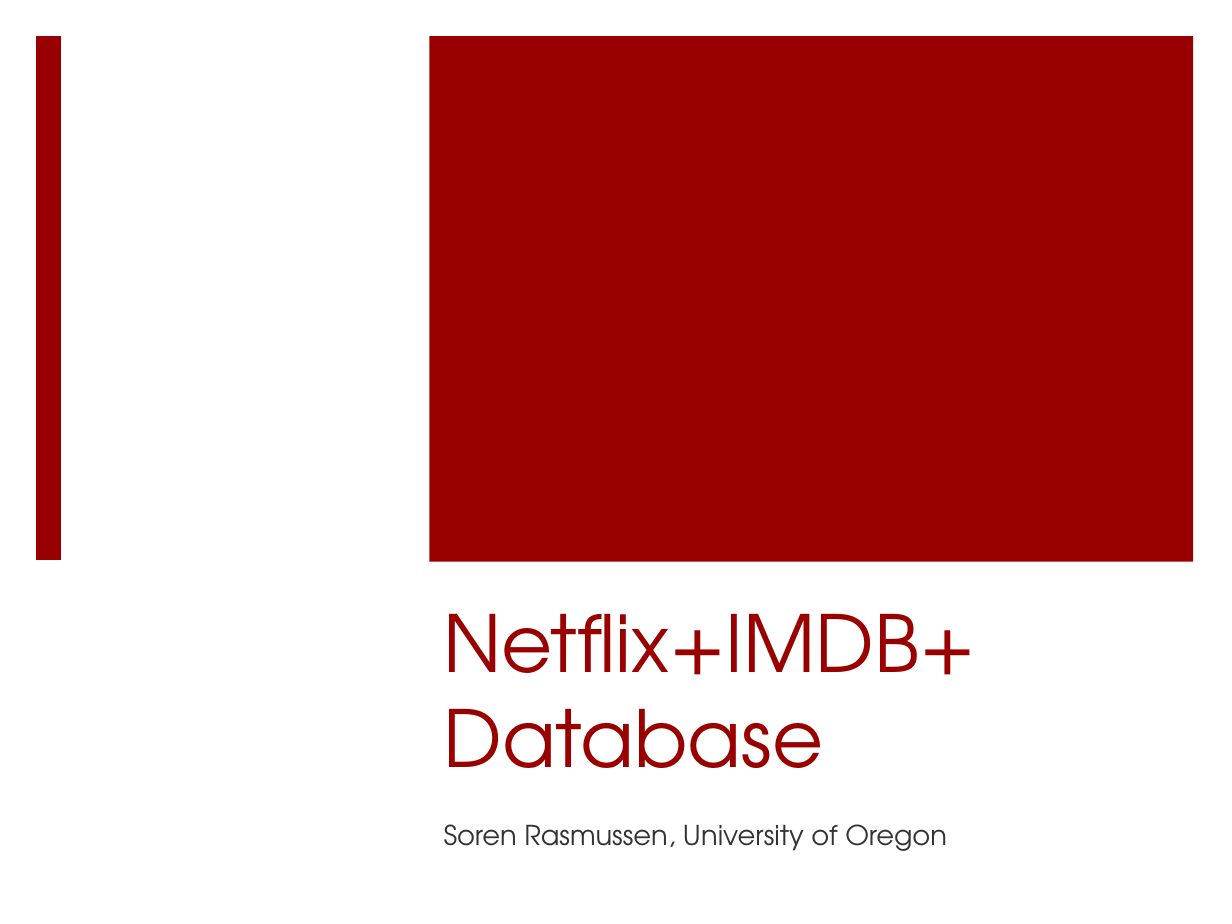
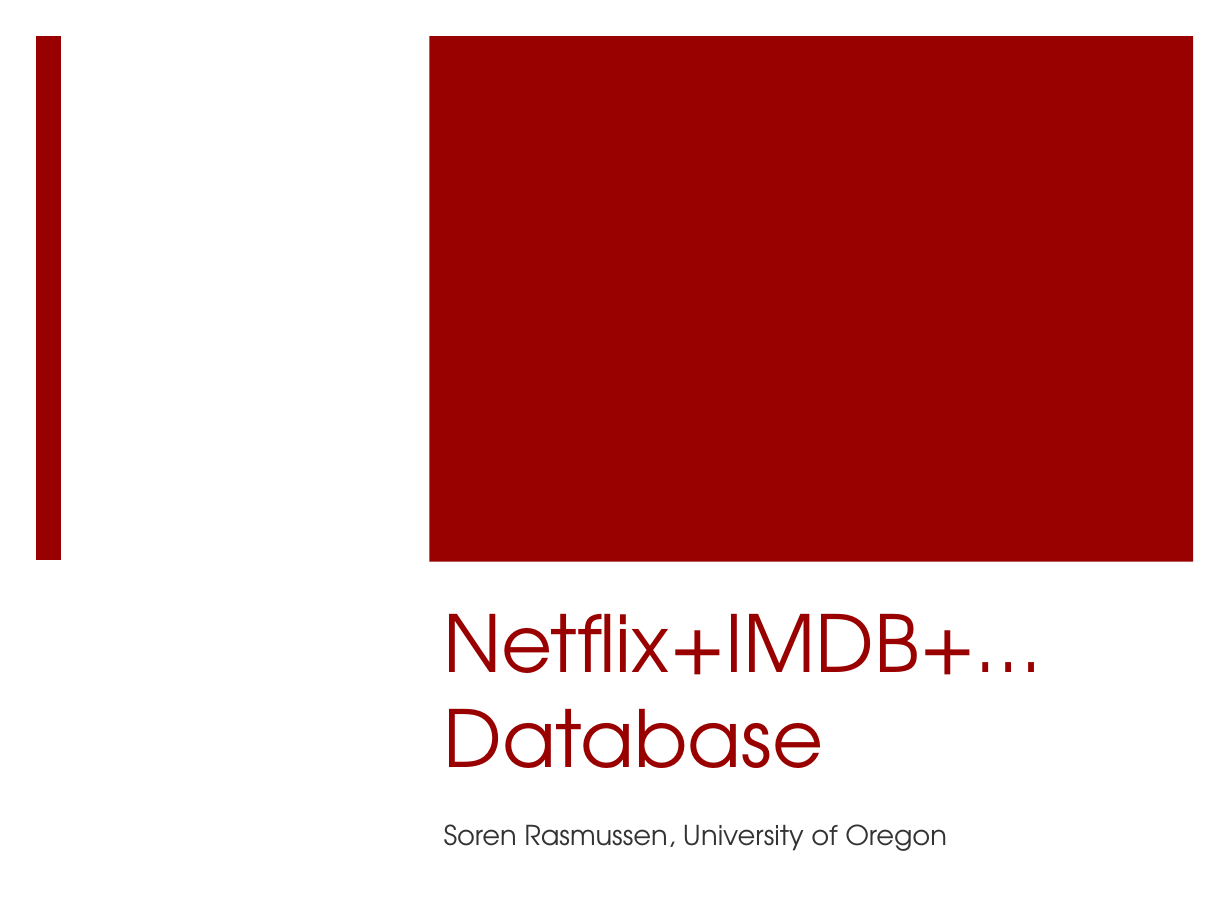
Before and after one commit to scrasmussen/euler-enigma, a slide deck: slide 1 of project/movieML/presentation.pptx. Drawn at 1232x924 pixels with LibreOffice and Linux fonts; fonts in the diff are those of the drawing. Boxes give left, top, right and bottom in pixels: in the first picture for what was removed or moved away, otherwise in the second. Text is boxed around its words. In the diff, an @@ line names an element or a change of style, - is before the commit and + after.

```diff
--- a/project/movieML/presentation.pptx
+++ b/project/movieML/presentation.pptx
@@ title at [444,613,1041,768]: text changed @@
-Netflix+IMDB+ Database
+Netflix+IMDB+… Database
```
Also in this commit, not shown: 6 other slides changed, 1 slide added.
